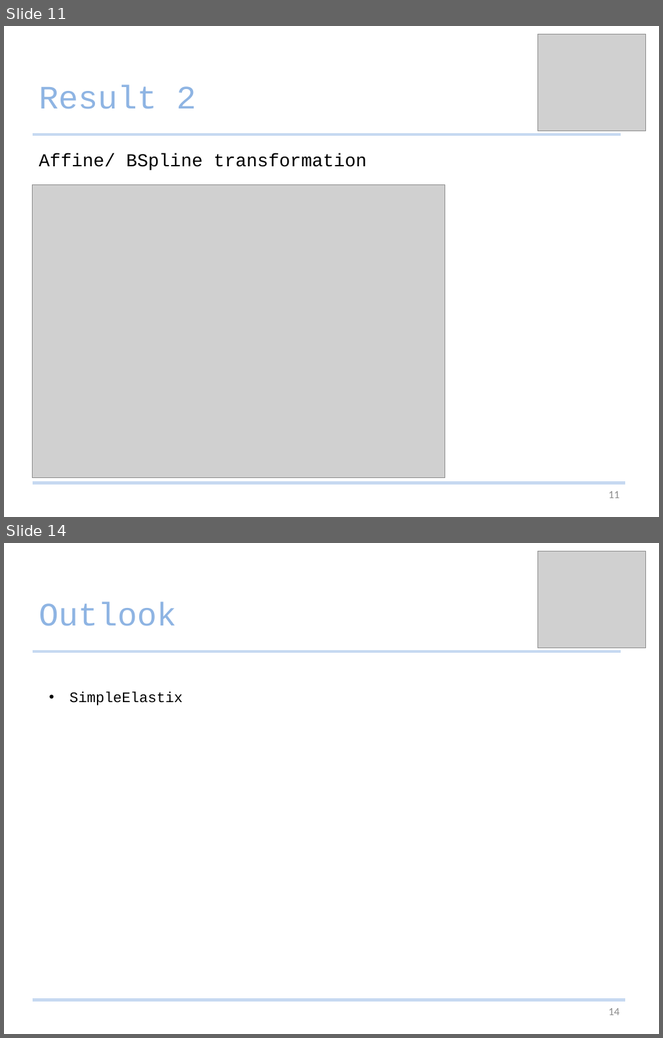
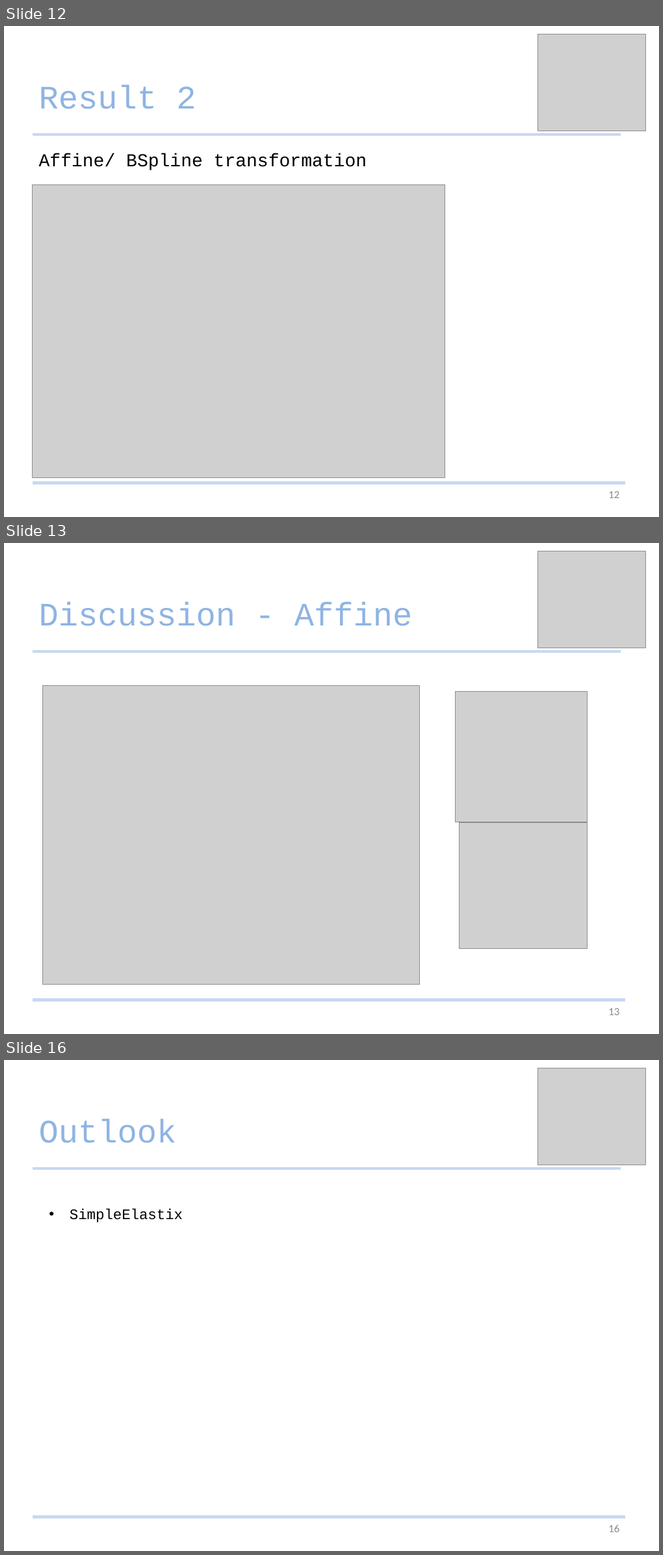
Before and after one commit to Studijacob/MIALab, a slide deck: wd/Documentation/MIALab presentation.pptx. Shown one above the other, each under a label of ours: slides 11 and 14 before the commit, slides 12, 13 and 16 after it; the slides between them are not shown. The pictures are 663x1038 and 663x1555 pixels, drawn with LibreOffice and Linux fonts; fonts in the diff are those of the drawing; grey boxes stand for pictures. Boxes give left, top, right and bottom in pixels: in the first picture for what was removed or moved away, otherwise in the second. Text is boxed around its words. In the diff, an @@ line names an element or a change of style, - is before the commit and + after.

```diff
--- a/wd/Documentation/MIALab presentation.pptx
+++ b/wd/Documentation/MIALab presentation.pptx
@@ slide 13 added at [4,543,659,1034], background #FFFFFF @@
@@ picture added at [538,551,646,648] @@
@@ title added at [39,601,412,626], 36 pt, text #8EB4E3 @@
+Discussion - Affine
@@ line added from (32, 651) to (621, 651), #C6D9F1 3 pt @@
@@ picture added at [42,686,419,985] @@
@@ picture added at [456,691,588,822] @@
@@ picture added at [460,823,588,949] @@
@@ line added from (32, 1001) to (626, 1001), #C6D9F1 3 pt @@
@@ page number added at [608,1008,620,1016], 12 pt, text #8C8C8C @@
+13
@@ what was slide 11 is now slide 12 @@
@@ page number at [608,491,620,499]: text changed @@
-11
+12
@@ what was slide 14 is now slide 16 @@
@@ page number at [608,1525,620,1533]: text changed @@
-14
+16
```
Also in this commit, not shown: 7 slides changed, 4 other slides added.
